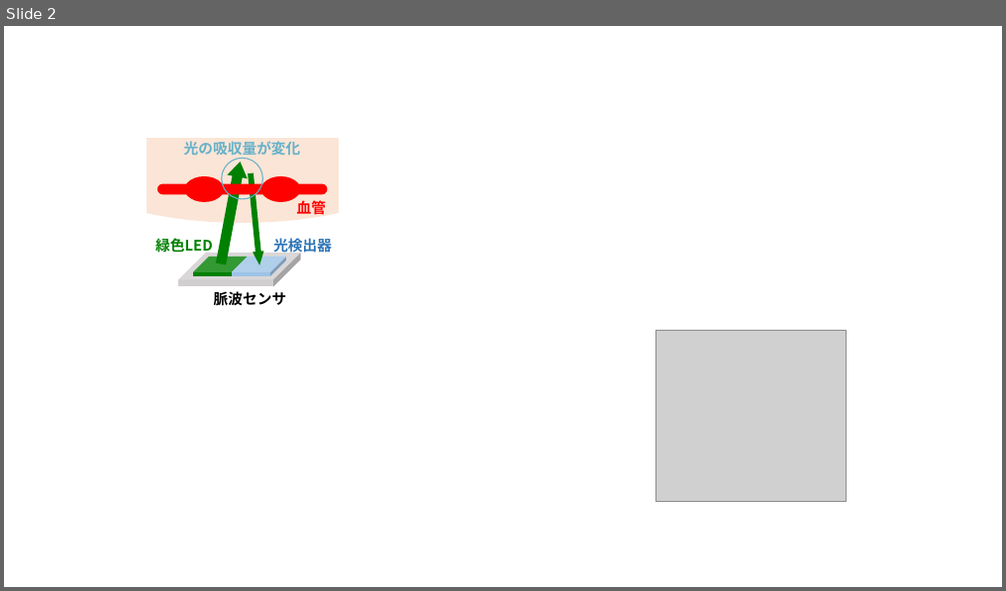
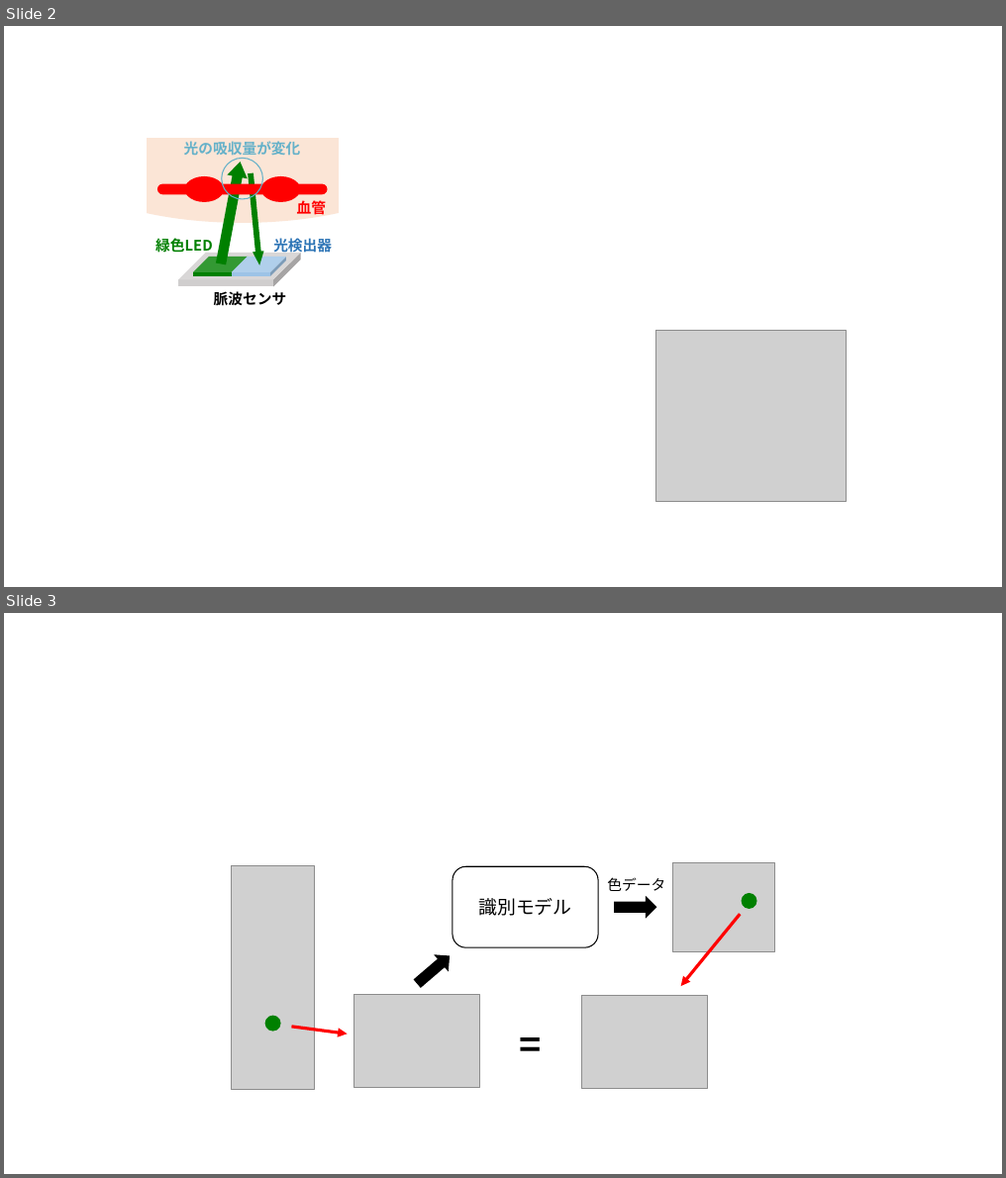
Before and after one commit to a2h1r0/lab, a slide deck: paper/pulse/figures/figures.pptx. Shown one above the other, each under a label of ours: slide 2 before the commit, slides 2 and 3 after it. The pictures are 1006x591 and 1006x1178 pixels, drawn with LibreOffice and Linux fonts; fonts in the diff are those of the drawing; grey boxes stand for pictures. Boxes give left, top, right and bottom in pixels: in the first picture for what was removed or moved away, otherwise in the second. Text is boxed around its words. In the diff, an @@ line names an element or a change of style, - is before the commit and + after.

```diff
--- a/paper/pulse/figures/figures.pptx
+++ b/paper/pulse/figures/figures.pptx
@@ slide 3 added at (4,613,1002,1174), background #FFFFFF @@
@@ group added at (231,862,775,1089): 4 pictures, 2 ellipses, 2 right arrows, 2 arrows, 2 texts, 1 rounded rectangle @@
+識別モデル
+色データ
+=
```
Also in this commit, not shown: 12 other files.
